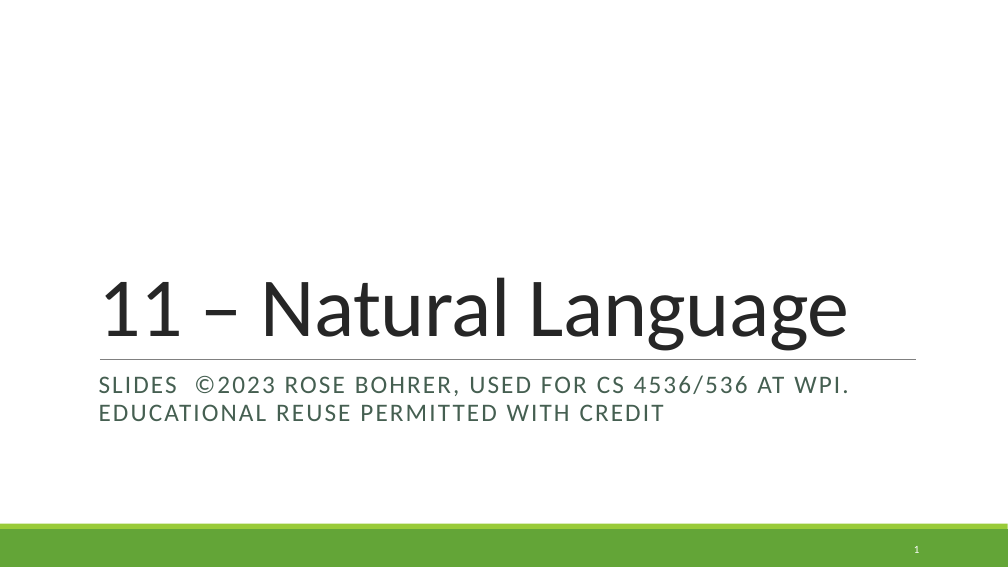
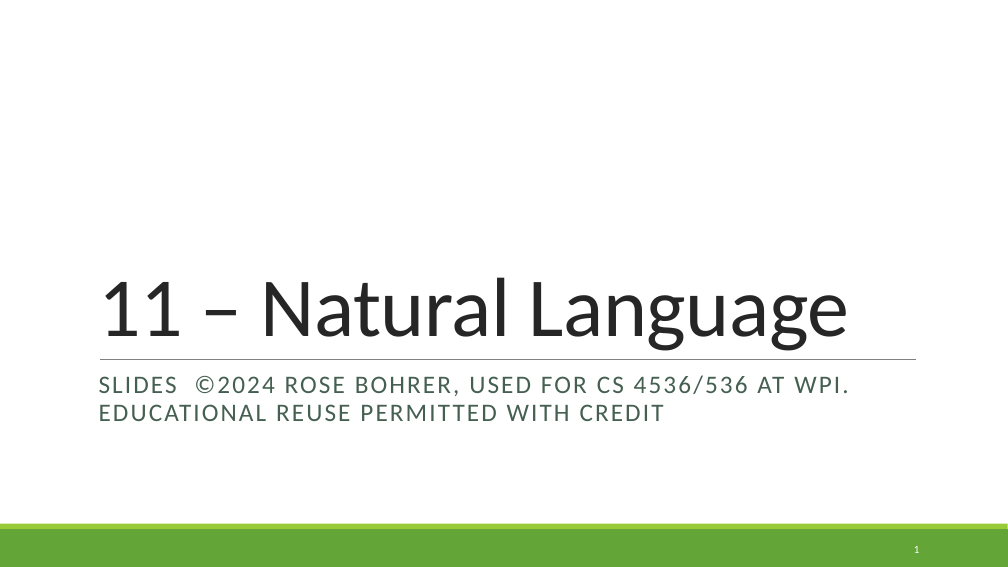
Before and after one commit to rbohrer/pl-course, a slide deck: slide 1 of LectureSlides/11NaturalLanguage.pptx. Drawn at 1008x567 pixels with LibreOffice and Linux fonts; fonts in the diff are those of the drawing. Boxes give left, top, right and bottom in pixels: in the first picture for what was removed or moved away, otherwise in the second. Text is boxed around its words. In the diff, an @@ line names an element or a change of style, - is before the commit and + after.

```diff
--- a/LectureSlides/11NaturalLanguage.pptx
+++ b/LectureSlides/11NaturalLanguage.pptx
@@ subtitle at (x1=99, y1=375, x2=848, y2=421): text changed @@
-SLIDES ©2023 ROSE BOHRER, USED FOR CS 4536/536 AT WPI.
-EDUCATIONAL REUSE PERMITTED WITH CREDIT
+SLIDES ©2024 ROSE BOHRER, USED FOR CS 4536/536 AT WPI.
+EDUCATIONAL REUSE PERMITTED WITH CREDIT
```
Also in this commit, not shown: 15 other files.
